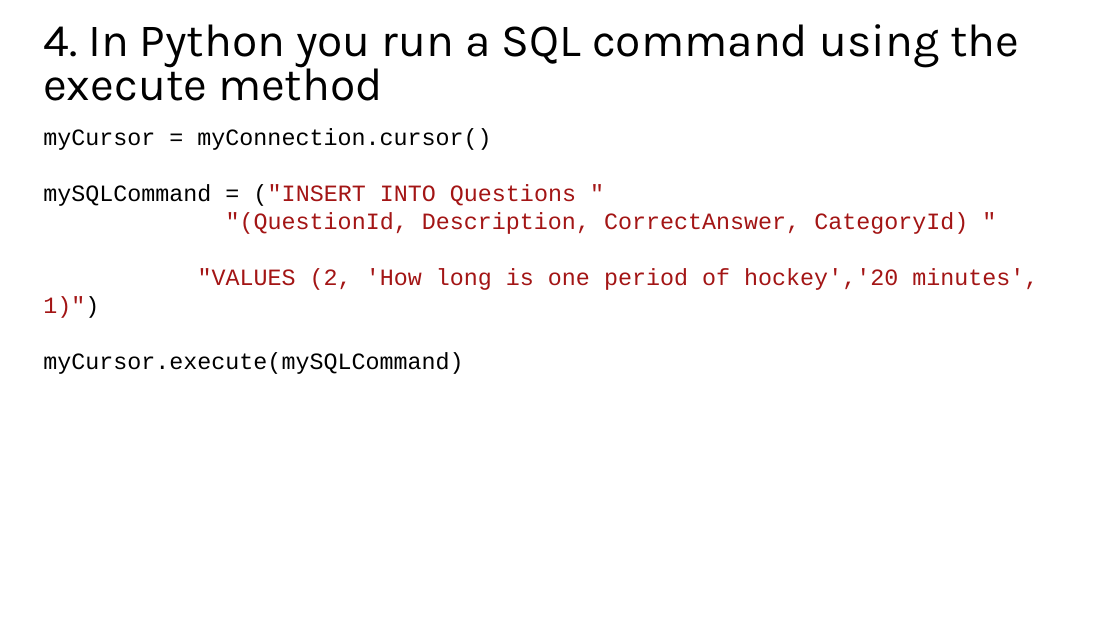
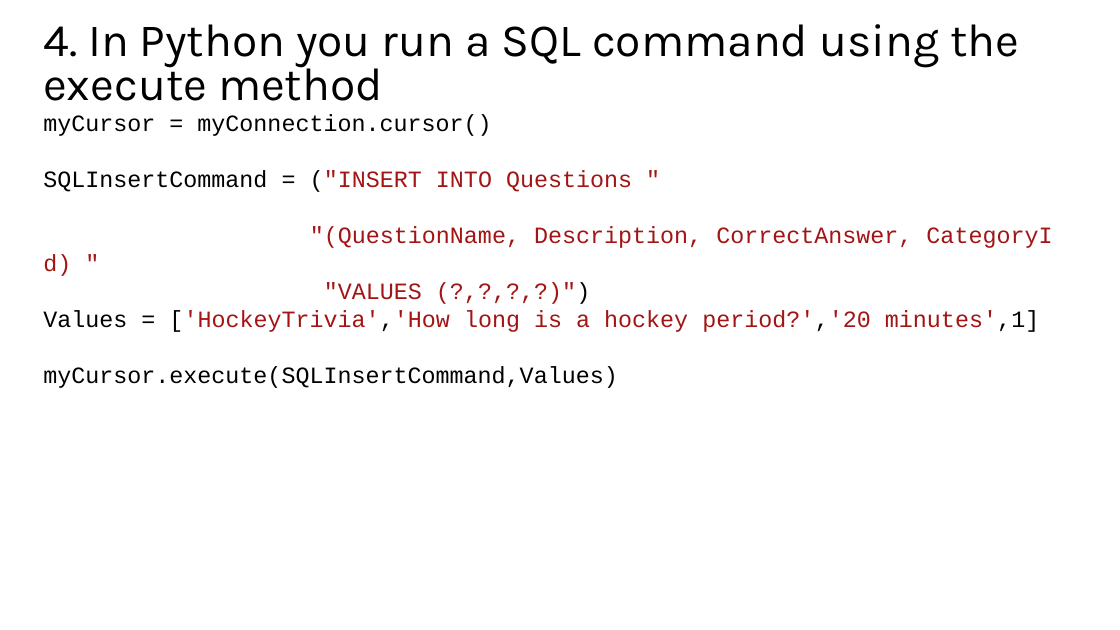
Before and after one commit to mkscala/AdvancedFlask, a slide deck: slide 18 of Slides/Module 4 - Python to databases.pptx. Drawn at 1120x630 pixels with LibreOffice and Linux fonts; fonts in the diff are those of the drawing. Boxes give left, top, right and bottom in pixels: in the first picture for what was removed or moved away, otherwise in the second. Text is boxed around its words. In the diff, an @@ line names an element or a change of style, - is before the commit and + after.

```diff
--- a/Slides/Module 4 - Python to databases.pptx
+++ b/Slides/Module 4 - Python to databases.pptx
@@ text "myCursor = myConnection.cursor()": place and size @@
-text "myCursor = myConnection.cursor()" at (43, 128, 1038, 374)
+text "myCursor = myConnection.cursor()" at (43, 114, 1039, 388)
@@ text at (43, 170, 1039, 388): text changed @@
-mySQLCommand = ("INSERT INTO Questions "
-"(QuestionId, Description, CorrectAnswer, CategoryId) "
-"VALUES (2, 'How long is one period of hockey','20 minutes',1)")
-myCursor.execute(mySQLCommand)
+SQLInsertCommand = ("INSERT INTO Questions "
+"(QuestionName, Description, CorrectAnswer, CategoryId) "
+"VALUES (?,?,?,?)")
+Values = ['HockeyTrivia','How long is a hockey period?','20 minutes',1]
+myCursor.execute(SQLInsertCommand,Values)
```
Also in this commit, not shown: 4 other slides changed.
